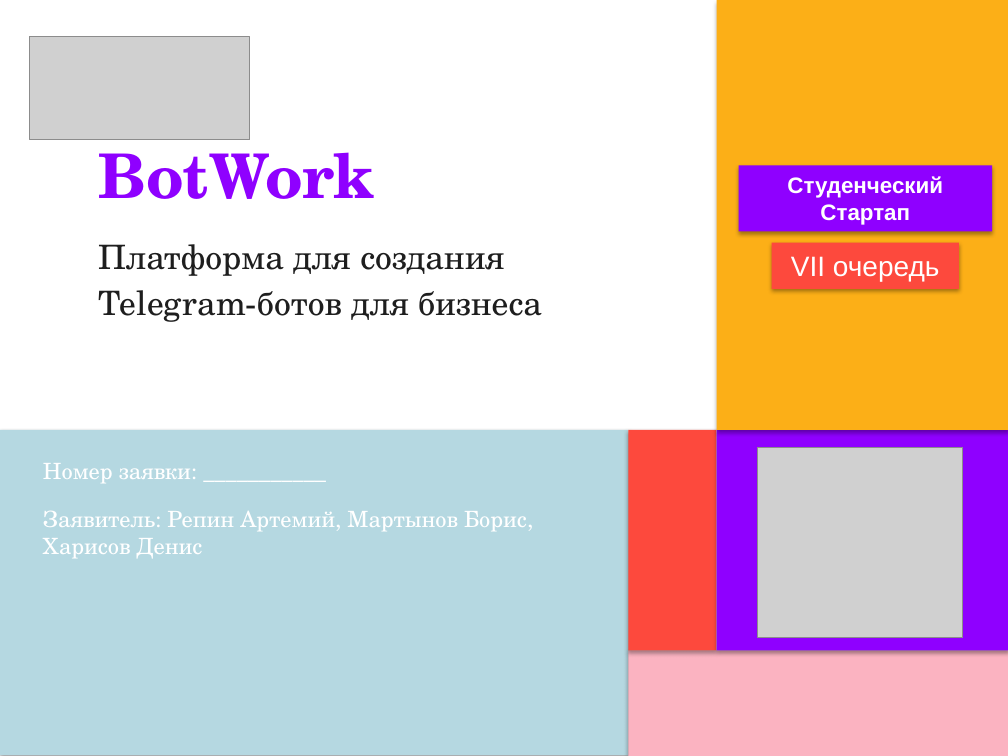
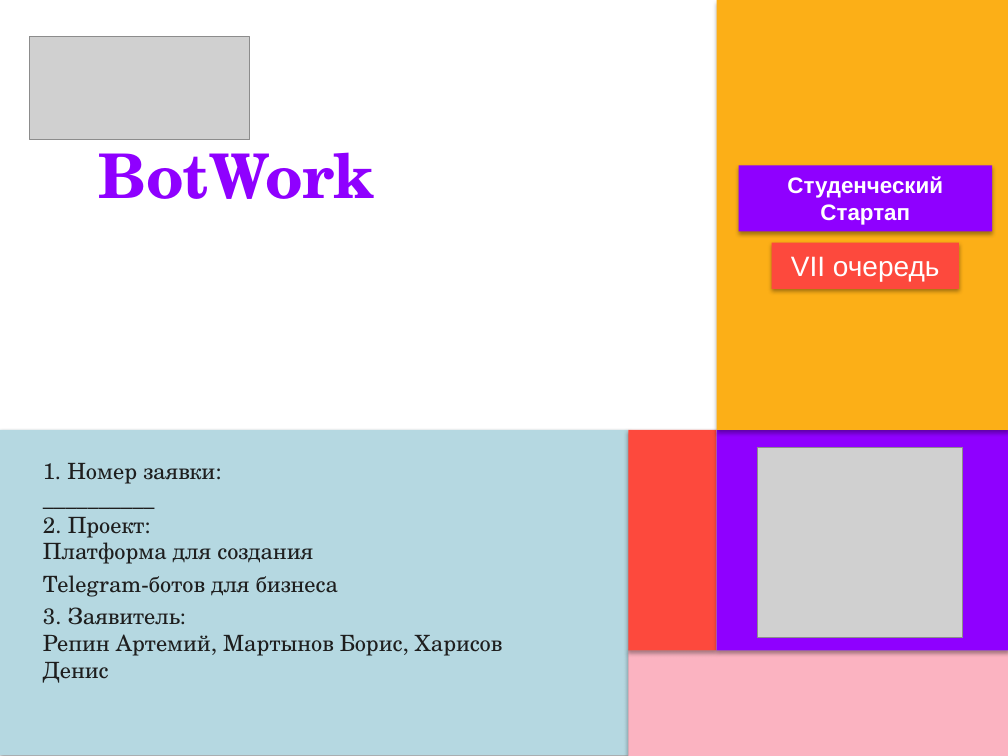
Before and after one commit to Nevermind0911/bots_for_everyone, a slide deck: slide 1 of docs/BotWork_Application.pptx. Drawn at 1008x756 pixels with LibreOffice and Linux fonts; fonts in the diff are those of the drawing; grey boxes stand for pictures. Boxes give left, top, right and bottom in pixels: in the first picture for what was removed or moved away, otherwise in the second. Text is boxed around its words. In the diff, an @@ line names an element or a change of style, - is before the commit and + after.

Commit message:
changes in .pptx presentation

```diff
--- a/docs/BotWork_Application.pptx
+++ b/docs/BotWork_Application.pptx
@@ text at <box>98,244,542,322</box>: paragraphs removed @@
-Платформа для создания
-Telegram-ботов для бизнеса
@@ text at <box>43,463,503,656</box>: text changed; text colour #FFFFFF to #1E1E1E @@
-Номер заявки: ___________
-Заявитель: Репин Артемий, Мартынов Борис, Харисов Денис
+1. Номер заявки:
+__________
+2. Проект:
+Платформа для создания
+Telegram-ботов для бизнеса
+3. Заявитель:
+Репин Артемий, Мартынов Борис, Харисов Денис
```
Also in this commit, not shown: 2 other slides changed.
